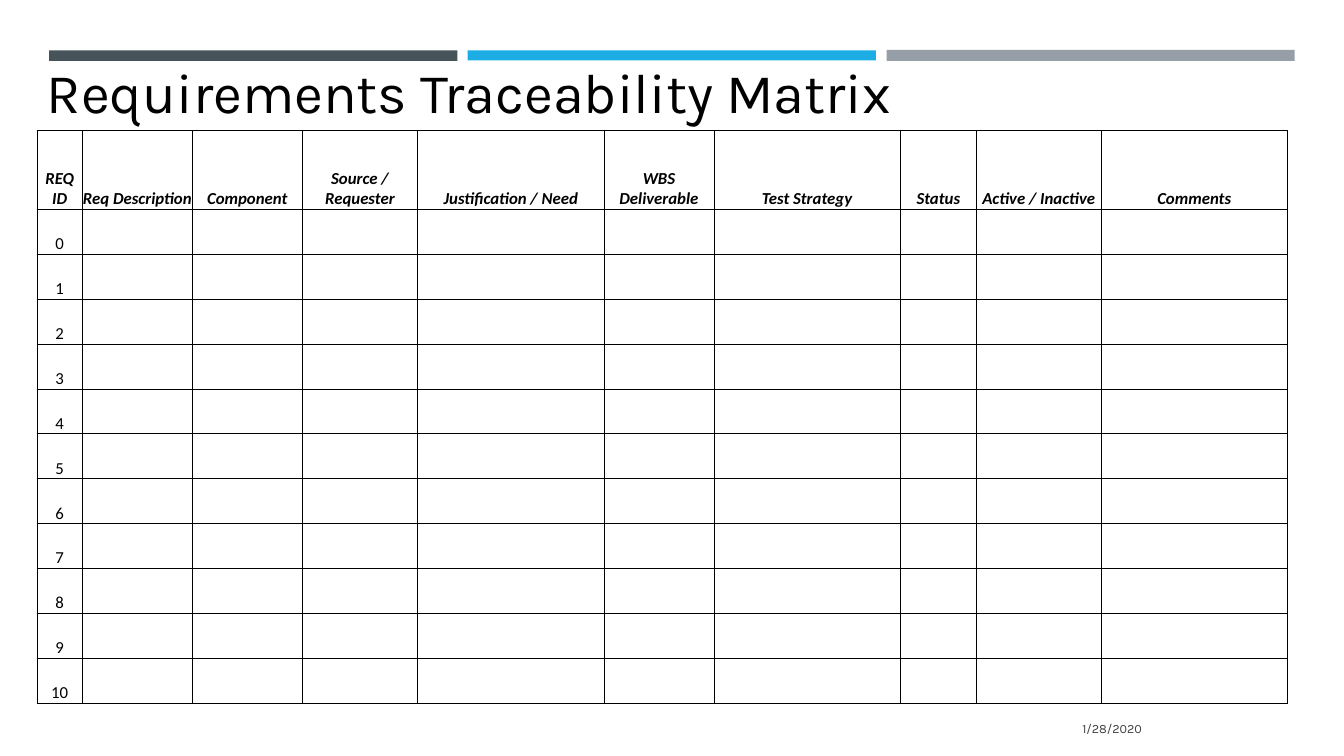
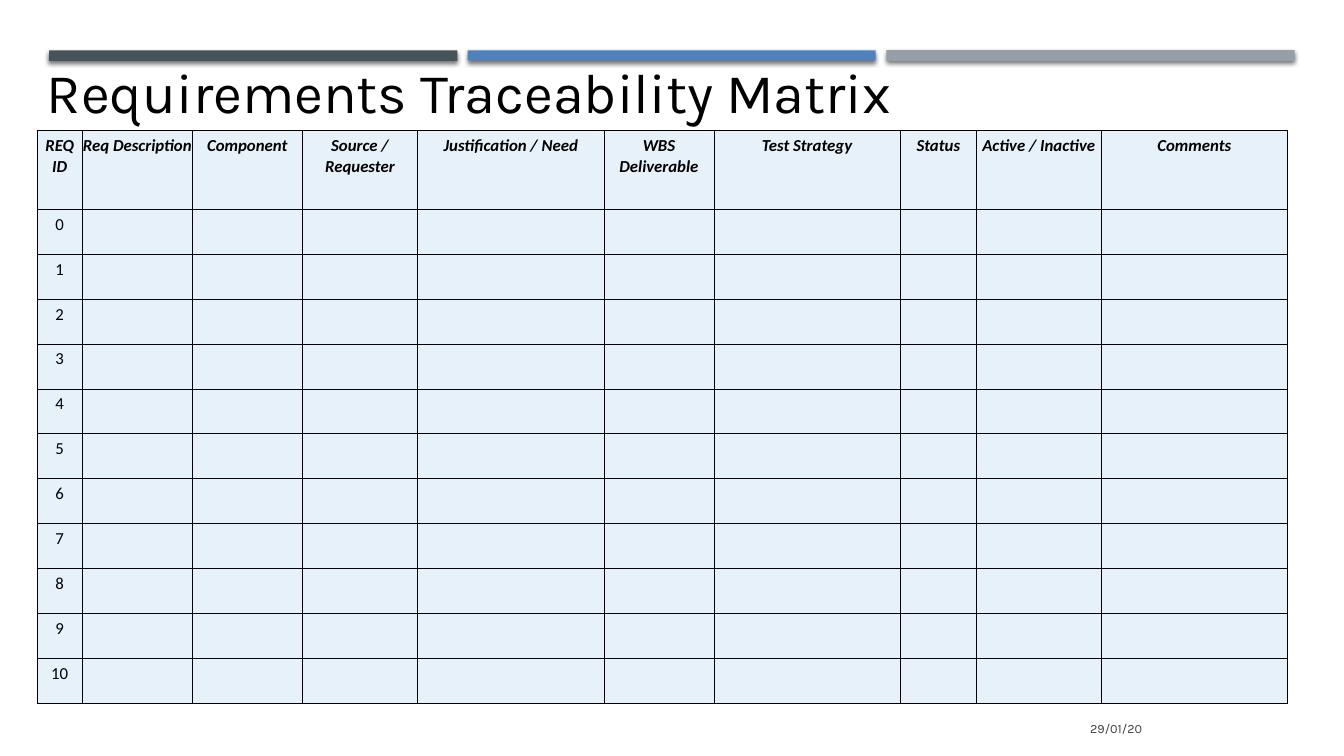
Before and after one commit to jasalazar/team6, a slide deck: slide 10 of Documents/Presentation 1 Team 6.pptx (slide 9 before the commit). Drawn at 1344x756 pixels with LibreOffice and Linux fonts; fonts in the diff are those of the drawing. Boxes give left, top, right and bottom in pixels: in the first picture for what was removed or moved away, otherwise in the second. Text is boxed around its words. In the diff, an @@ line names an element or a change of style, - is before the commit and + after.

```diff
--- a/Documents/Presentation 1 Team 6.pptx
+++ b/Documents/Presentation 1 Team 6.pptx
@@ text "Requirements Traceability Matrix" rewrapped from [47, 74, 891, 127] to [47, 63, 891, 127] @@
@@ rectangle at [49, 50, 458, 60]: shadow on @@
@@ rectangle at [468, 50, 876, 60]: fill #1CADE4 to #4F81BD; shadow on @@
@@ rectangle at [886, 50, 1295, 62]: shadow on @@
@@ table at [37, 131, 1290, 704] @@
@@ fill none to #E7F1F9 in 21 cells @@
@@ borders changed @@
@@ text at [1090, 724, 1142, 734]: text changed @@
-1/28/2020
+29/01/20
```
Also in this commit, not shown: 9 other slides changed, 2 slides added, 1 slide removed.
